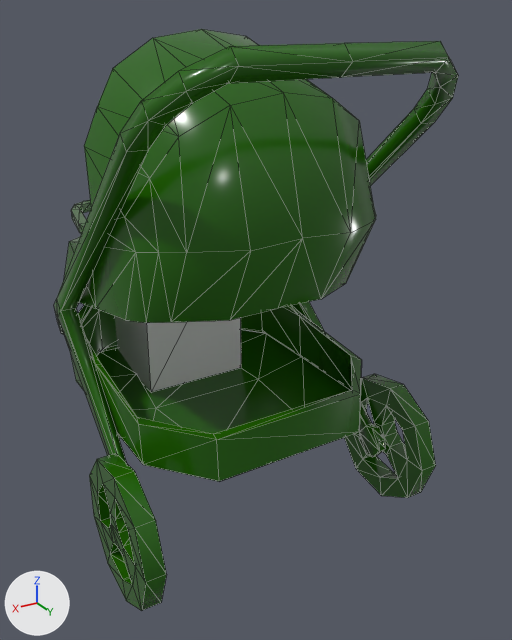
The COLLADA model Assets/Resources/PlayerAssets/Stroller.DAE as it was, and as the next commit left it.
Camera for both pictures: a 50 mm camera at (0.301, 0.568, 0.244) aimed at (-0.025, 0.026, -0.027). Every picture has the same lights, and +X, +Y and +Z are marked at lower left. Mesh edges are drawn as thin lines. Where no turn or scale is listed for an object, it has been applied to the vertices.

Names of what the first picture shows: 'BoxCollisionCollider', 'carriage001', 'wheel005', 'wheel006'.
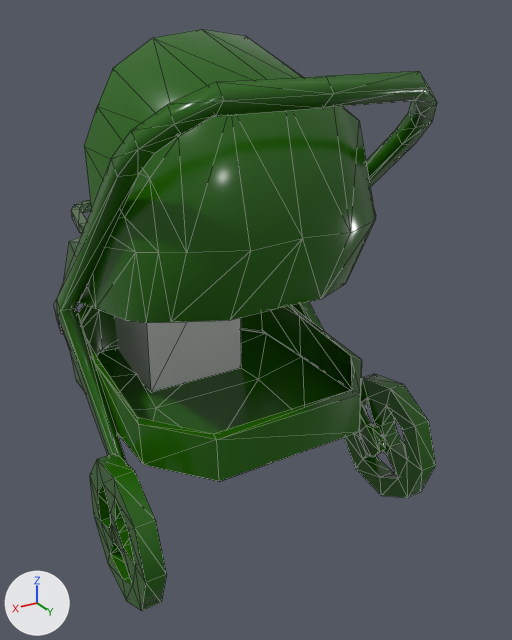
Boxes (x1, y1, x2, y2) around the edits, measured in the pictures (512 x 640 px; the box of a moved part takes in the faces that stretch with it):
'carriage001', reshaped
    before: (54, 29, 458, 481)
    after: (54, 29, 437, 481)
part 1 of me_carriage001mesh, moved or reshaped
    before: (57, 41, 458, 311)
    after: (57, 71, 437, 311)

Diff of the bpy script that builds the scene:
```diff
--- a/Assets/Resources/PlayerAssets/Stroller.DAE.py
+++ b/Assets/Resources/PlayerAssets/Stroller.DAE.py
@@ me_carriage001mesh @@
 me_carriage001mesh.from_pydata(...)  # 368 vertices, 700 faces; spans x 0.008..0.276, y -0.156..0.213, z -0.237..0.188
 # used by ob_carriage001; location = (-0.141, -0.025, 0.045)
+# me_carriage001mesh part 1: all 36 vertices in x 0.008..0.276, y 0.145..0.213, z 0.118..0.182 are scaled about their middle by (1, 1.03, 0.97), then moved by (0.0, -0.019, -0.02)
 me_carriage001mesh.materials.append(mat_material__71)
```
